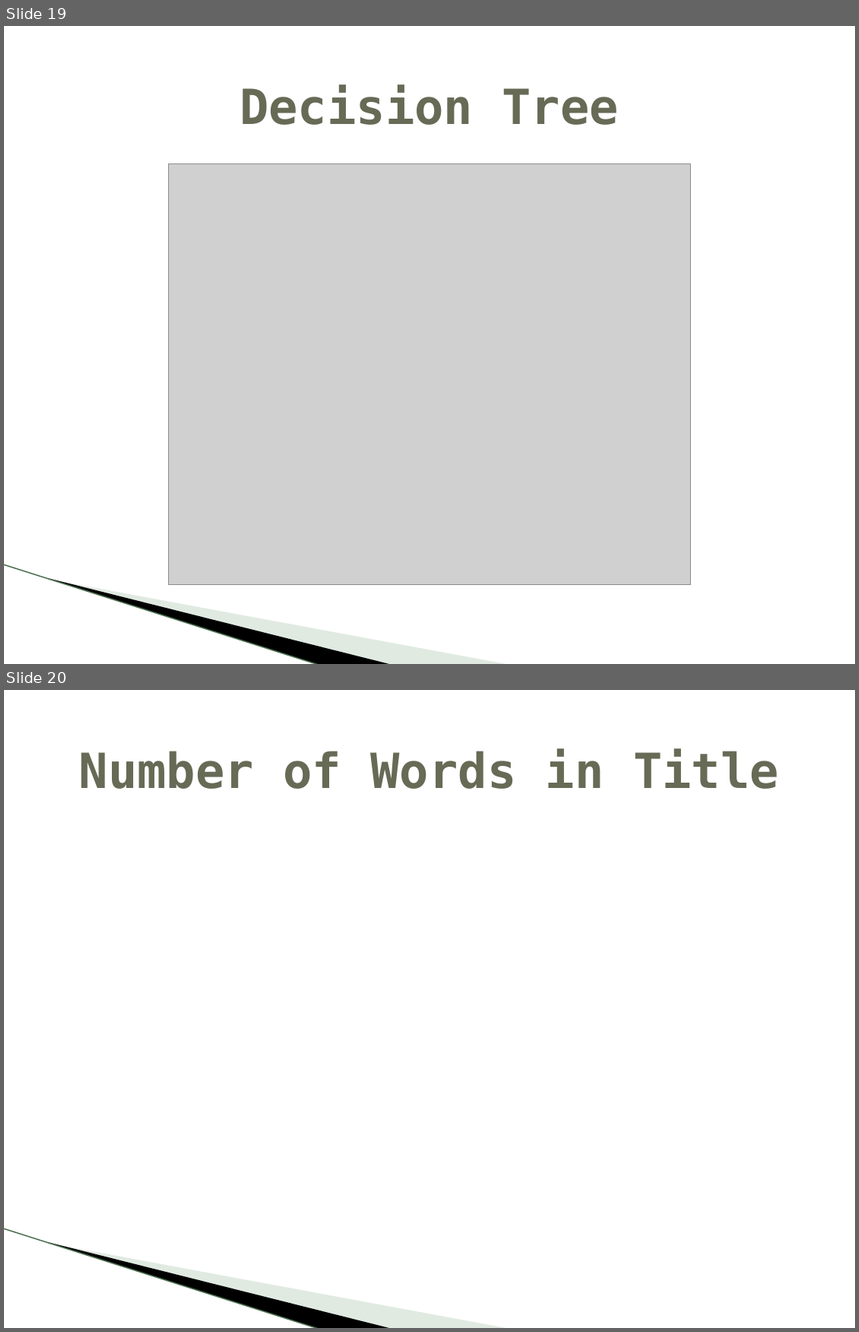
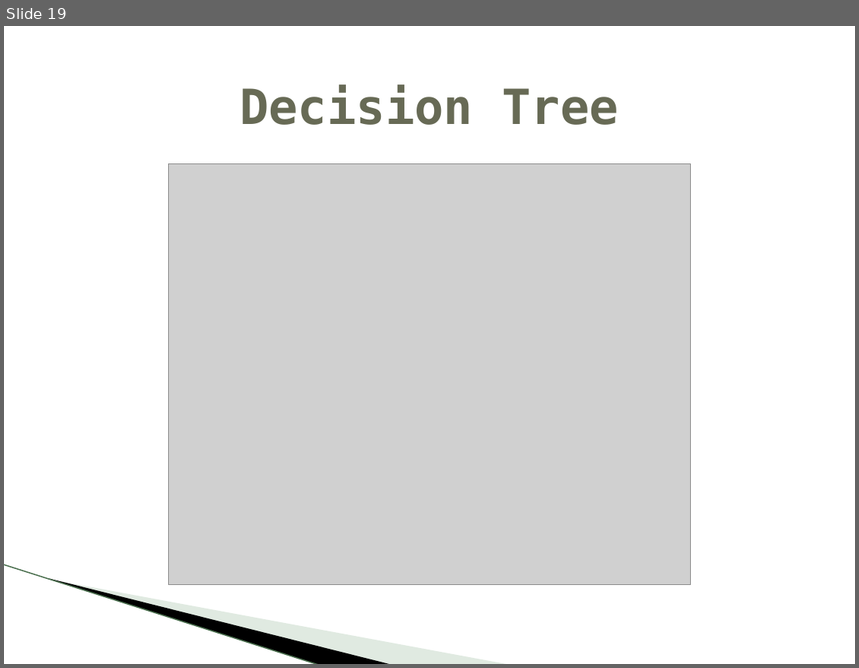
Before and after one commit to crophix/MachineLearning, a slide deck: Detecting Spam Web Pages through Content Analysis.pptx. Shown one above the other, each under a label of ours: slides 19 and 20 before the commit, slide 19 after it. The pictures are 859x1332 and 859x668 pixels, drawn with LibreOffice and Linux fonts; fonts in the diff are those of the drawing; grey boxes stand for pictures; background and template pictures are left out. Boxes give left, top, right and bottom in pixels: in the first picture for what was removed or moved away, otherwise in the second. Text is boxed around its words. In the diff, an @@ line names an element or a change of style, - is before the commit and + after.

```diff
--- a/Detecting Spam Web Pages through Content Analysis.pptx
+++ b/Detecting Spam Web Pages through Content Analysis.pptx
@@ slide 20 removed at box(4, 690, 855, 1328), background #FFFFFF; not listed: 3 template elements that a slide beside it also shows @@
@@ title removed at box(79, 749, 779, 789) @@
-Number of Words in Title
```
Also in this commit, not shown: 3 slides added.
